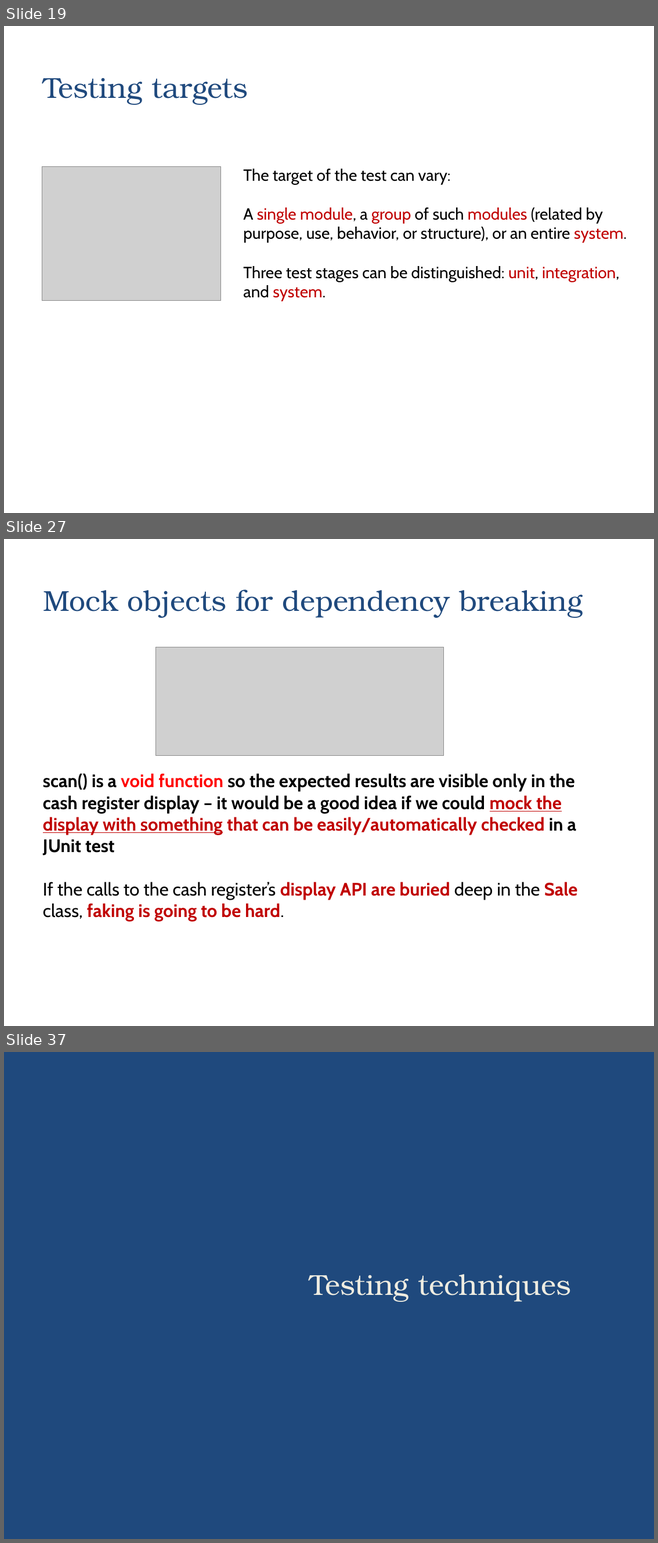
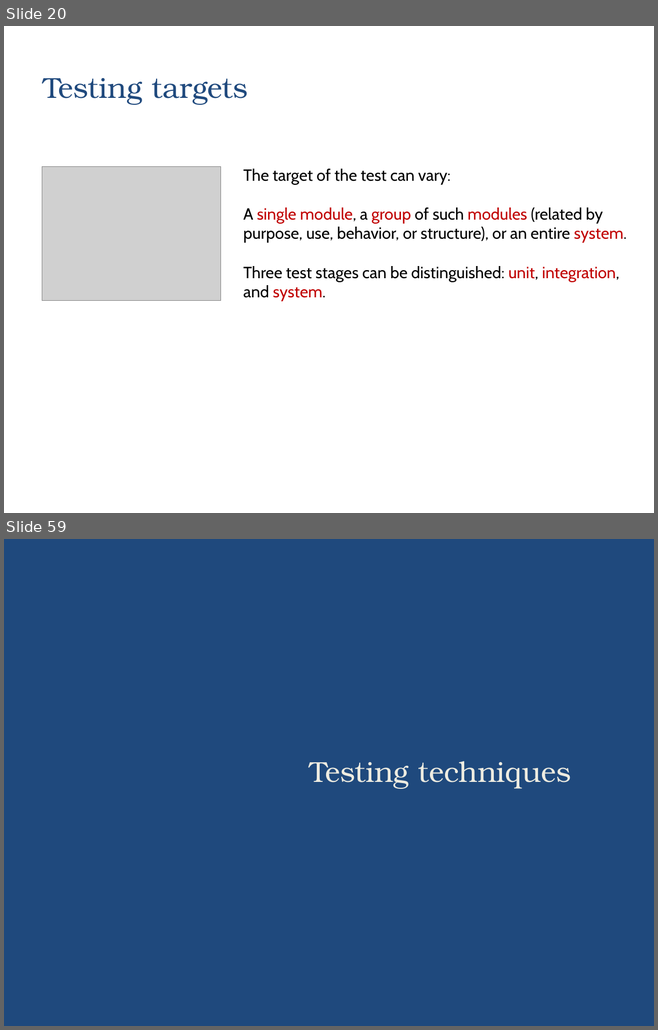
Before and after one commit to zarras/myy803-slides, a slide deck: 6-SoftEng-Testing.ppt. Shown one above the other, each under a label of ours: slides 19, 27 and 37 before the commit, slides 20 and 59 after it; the slides between them are not shown. The pictures are 658x1543 and 658x1030 pixels, drawn with LibreOffice and Linux fonts; fonts in the diff are those of the drawing; grey boxes stand for pictures. Boxes give left, top, right and bottom in pixels: in the first picture for what was removed or moved away, otherwise in the second. Text is boxed around its words. In the diff, an @@ line names an element or a change of style, - is before the commit and + after.

```diff
--- a/6-SoftEng-Testing.ppt
+++ b/6-SoftEng-Testing.ppt
@@ slide 27 removed at (4, 539, 654, 1026), background #FFFFFF @@
@@ title removed at (43, 589, 582, 618) @@
-Mock objects for dependency breaking
@@ picture removed at (155, 647, 443, 756) @@
@@ text removed at (43, 773, 578, 922) @@
-scan() is a void function so the expected results are visible only in the cash register display – it would be a good idea if we could mock the display with something that can be easily/automatically checked in a JUnit test
-If the calls to the cash register’s display API are buried deep in the Sale class, faking is going to be hard.
@@ what was slide 19 is now slide 20 @@
@@ what was slide 37 is now slide 59 @@
```
Also in this commit, not shown: 2 slides changed, 42 slides added, 19 other slides removed, 1 other file.
